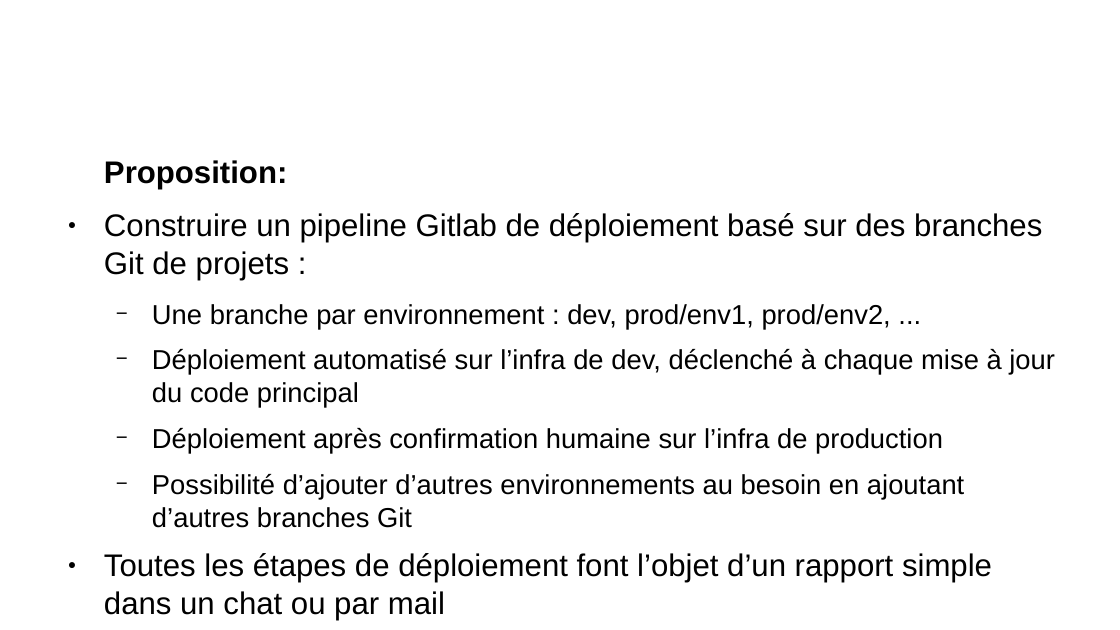
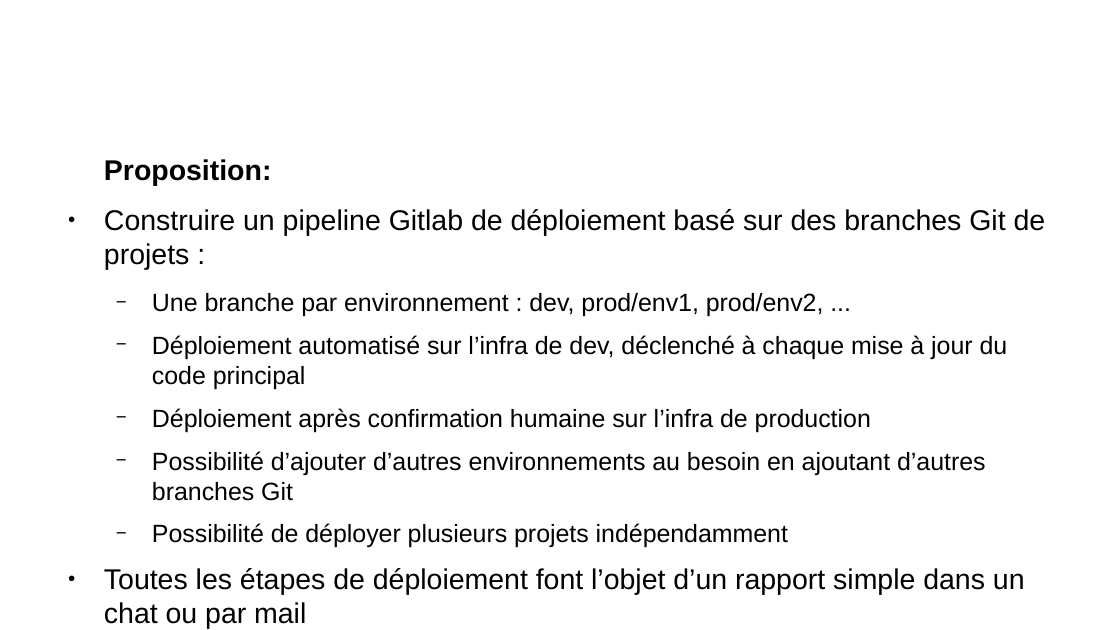
Before and after one commit to remipassmoilesel/ci-cd-plan, a slide deck: slide 17 of ci-cd-plan.odp (slide 19 before the commit). Drawn at 1120x630 pixels with LibreOffice and Linux fonts; fonts in the diff are those of the drawing; background and template pictures are left out. Boxes give left, top, right and bottom in pixels: in the first picture for what was removed or moved away, otherwise in the second. Text is boxed around its words. In the diff, an @@ line names an element or a change of style, - is before the commit and + after.

```diff
--- a/ci-cd-plan.odp
+++ b/ci-cd-plan.odp
@@ text at bbox=[104, 159, 1046, 629]: size 22.1 to 20.1 pt in "Proposition:", "Construire un pipeline Gitlab de déploiement basé ...", "Toutes les étapes de déploiement font l’objet ..."; size 19.4 to 17.7 pt in "Une branche par environnement : dev, prod/env1, ...", "Déploiement automatisé sur l’infra de dev, déclenché ...", "Déploiement après confirmation humaine sur l’infra de ...", "Possibilité d’ajouter d’autres environnements au besoin en ..." @@
@@ text at bbox=[152, 523, 788, 548]: paragraph added @@
+  − Possibilité de déployer plusieurs projets indépendamment
```
Also in this commit, not shown: 10 other slides changed, 1 slide added, 1 slide removed.
